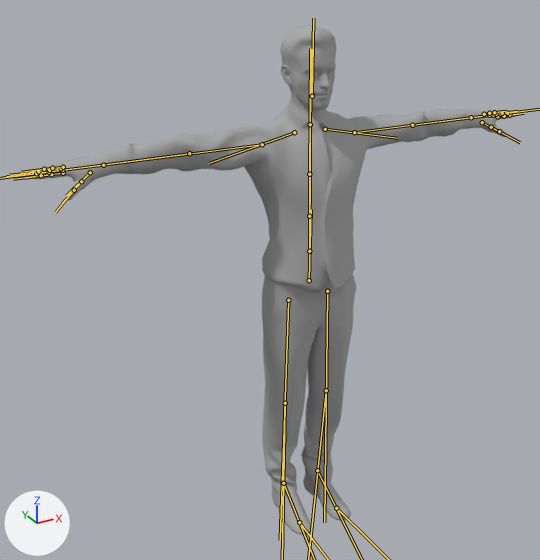
The FBX model applications/media/whiteMan.fbx: old version first, new version second.
One viewpoint serves both versions: a camera (50 mm lens) standing at (-1.219, -1.942, 1.925) and looking at (-0.121, 0.054, 0.927). The lights are fixed; the arrows at lower left show +X, +Y and +Z. Both versions are drawn at frame 1 of the action 'Take 001'; the numbers are the values there. The bones that bend it are drawn over the model as lines.

The first picture shows 'rp_eric_rigged_001_geo'.
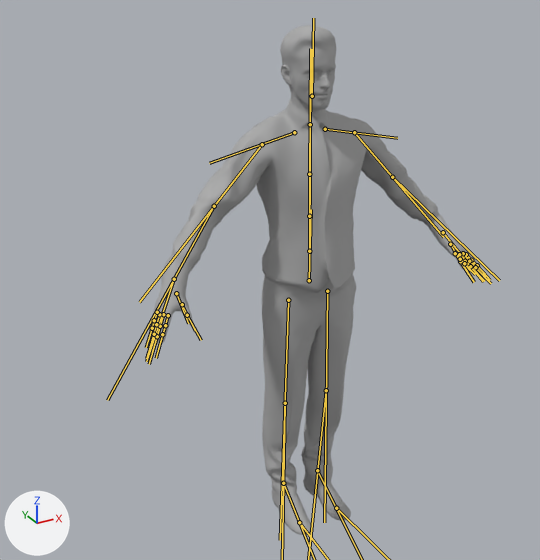
Pixel boxes (x1, y1, x2, y2) of what changed, in the pictures (540 x 560 px):
'rp_eric_rigged_001_geo', posed (32% narrower)
    before: (24, 25, 515, 535)
    after: (149, 25, 482, 535)
bone 'mixamorig:LeftArm', root to tip
    before: (354, 132) to (493, 114)
    after: (354, 132) to (443, 237)
bone 'mixamorig:LeftHand', root to tip
    before: (471, 117) to (516, 112)
    after: (443, 232) to (483, 281)
bone 'mixamorig:RightArm', root to tip
    before: (262, 144) to (63, 170)
    after: (262, 144) to (139, 302)
bone 'mixamorig:RightHand', root to tip
    before: (103, 165) to (6, 176)
    after: (174, 279) to (146, 361)

What changed in the scene script:
```text
Change bone_mixamorig_leftarm:
    where bone_mixamorig_leftarm = bpy.data.objects['Armature'].pose.bones['mixamorig:LeftArm']  # child of 'mixamorig:LeftShoulder'
    bone_mixamorig_leftarm.rotation_quaternion: (0.951, -0.309, 0.0, -0.007) -> (0.985, 0.086, -0.147, -0.008)  # degrees (-36, 0, -1) -> degrees (10, -17, -2)
Change bone_mixamorig_leftforearm:
    where bone_mixamorig_leftforearm = bpy.data.objects['Armature'].pose.bones['mixamorig:LeftForeArm']  # child of 'mixamorig:LeftArm'
    bone_mixamorig_leftforearm.rotation_quaternion: (0.985, 0.017, 0.0, -0.174) -> (0.995, 0.017, -0.001, -0.101)  # degrees (2, 0, -20) -> degrees (2, 0, -12)
Change bone_mixamorig_lefthand:
    where bone_mixamorig_lefthand = bpy.data.objects['Armature'].pose.bones['mixamorig:LeftHand']  # child of 'mixamorig:LeftForeArm'
    bone_mixamorig_lefthand.location: (0.0, 0.0, 0.0) -> (-2.6, -0.3, 3.0)
    bone_mixamorig_lefthand.rotation_quaternion: (0.995, -0.05, 0.071, -0.058) -> (0.99, 0.051, 0.123, 0.054)  # degrees (-6, 8, -7) -> degrees (7, 14, 7)
Change bone_mixamorig_rightarm:
    where bone_mixamorig_rightarm = bpy.data.objects['Armature'].pose.bones['mixamorig:RightArm']  # child of 'mixamorig:RightShoulder'
    bone_mixamorig_rightarm.rotation_quaternion: (0.951, -0.309, 0.003, -0.004) -> (0.997, 0.078, -0.008, -0.024)  # degrees (-36, 0, 0) -> degrees (9, -1, -3)
Change bone_mixamorig_rightforearm:
    where bone_mixamorig_rightforearm = bpy.data.objects['Armature'].pose.bones['mixamorig:RightForeArm']  # child of 'mixamorig:RightArm'
    bone_mixamorig_rightforearm.rotation_quaternion: (0.986, 0.016, 0.0, 0.166) -> (1.0, 0.017, 0.002, 0.027)  # degrees (2, 0, 19) -> degrees (2, 0, 3)
Change bone_mixamorig_righthand:
    where bone_mixamorig_righthand = bpy.data.objects['Armature'].pose.bones['mixamorig:RightHand']  # child of 'mixamorig:RightForeArm'
    bone_mixamorig_righthand.rotation_quaternion: (0.987, -0.039, -0.089, 0.131) -> (0.996, 0.024, -0.086, 0.028)  # degrees (-6, -9, 16) -> degrees (2, -10, 3)
```
